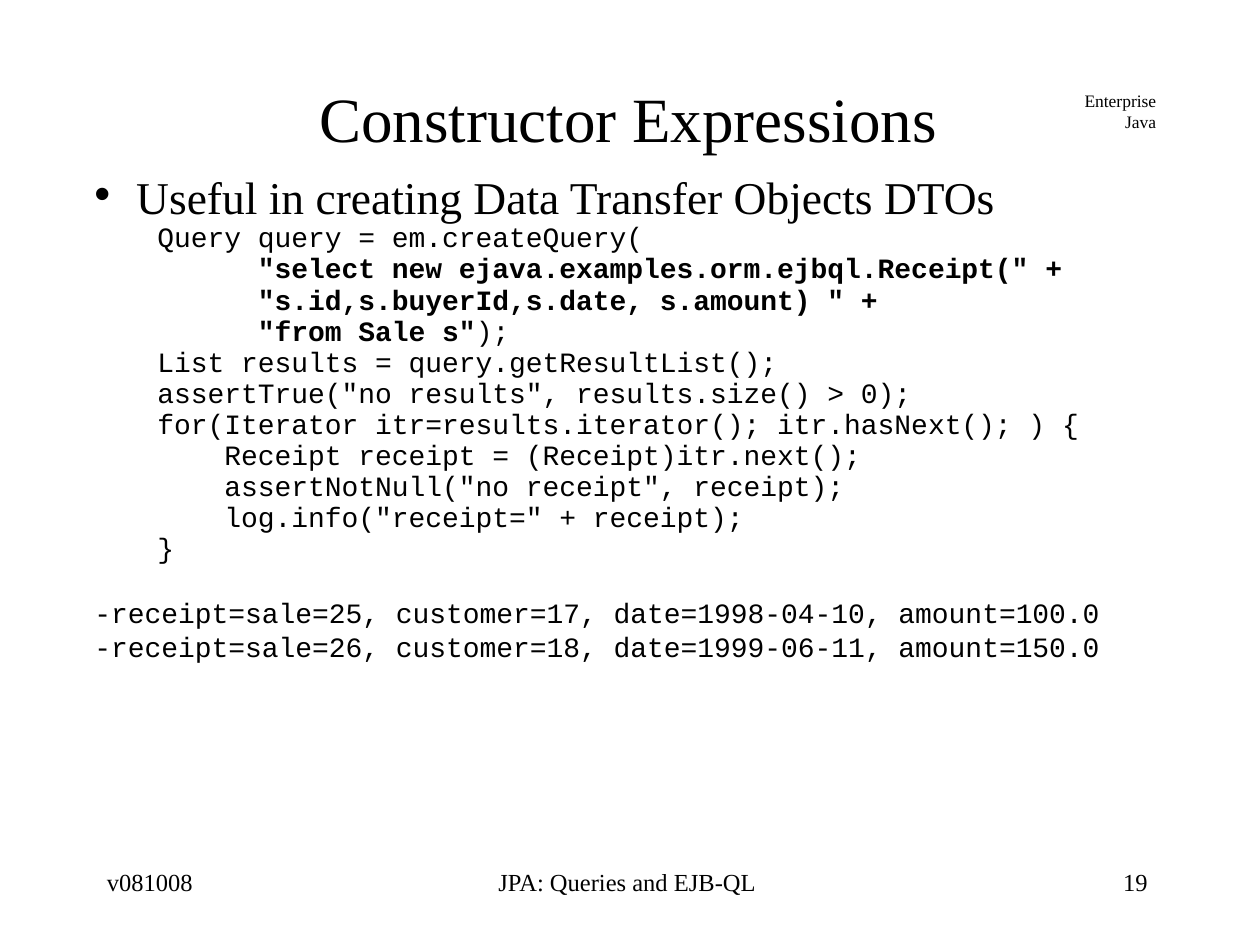
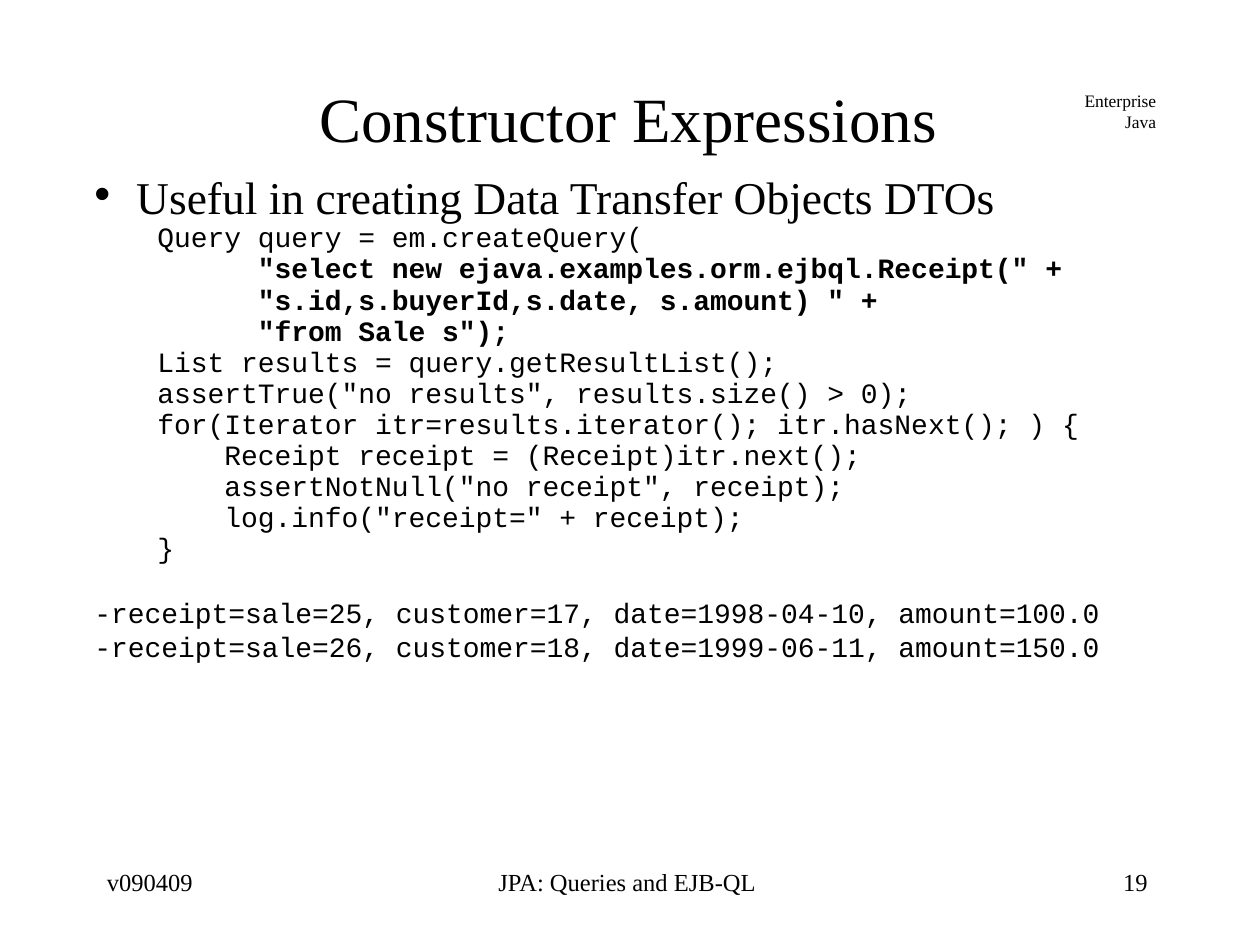
Before and after one commit to jcstaff/ejava-javaee, a slide deck: slide 19 of ormEJBQL/src/site/resources/lectures/ormEJBQL.ppt. Drawn at 1260x945 pixels with LibreOffice and Linux fonts; fonts in the diff are those of the drawing. Boxes give left, top, right and bottom in pixels: in the first picture for what was removed or moved away, otherwise in the second. Text is boxed around its words. In the diff, an @@ line names an element or a change of style, - is before the commit and + after.

```diff
--- a/ormEJBQL/src/site/resources/lectures/ormEJBQL.ppt
+++ b/ormEJBQL/src/site/resources/lectures/ormEJBQL.ppt
@@ text at <box>258,321,509,347</box>: bold on in "s");" @@
@@ text at <box>107,874,193,892</box>: text changed @@
-v081008
+v090409
```
Also in this commit, not shown: 54 other slides changed, 2 other files.
